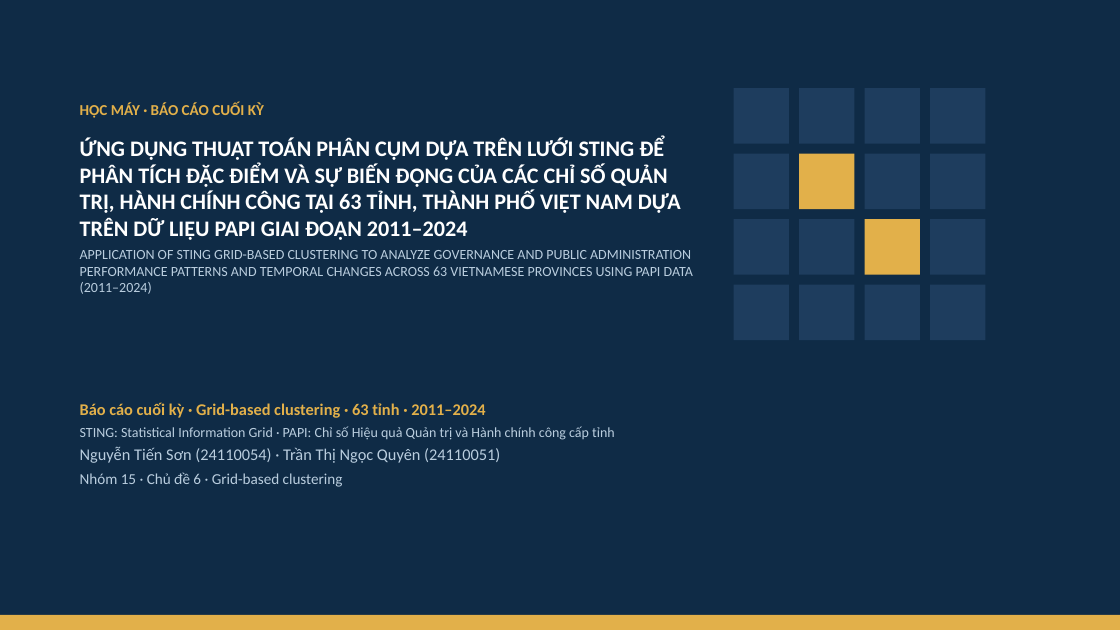
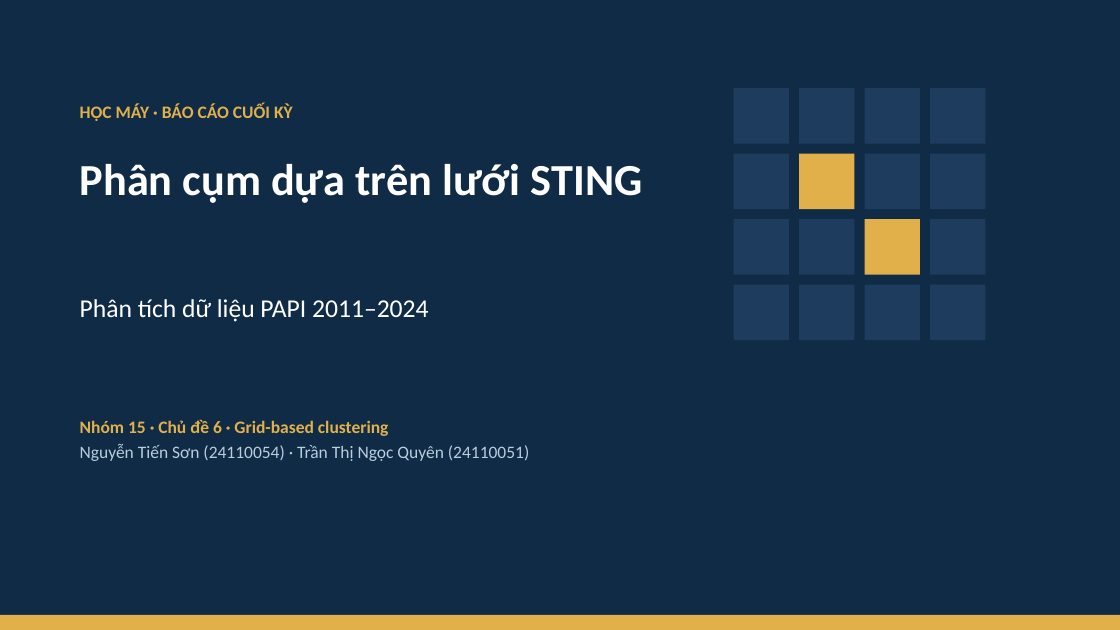
Before and after one commit to JasonTM17/Grid_Based_Sociology, a slide deck: slide 1 of slides/final.pptx. Drawn at 1120x630 pixels with LibreOffice and Linux fonts; fonts in the diff are those of the drawing. Boxes give left, top, right and bottom in pixels: in the first picture for what was removed or moved away, otherwise in the second. Text is boxed around its words. In the diff, an @@ line names an element or a change of style, - is before the commit and + after.

```diff
--- a/slides/final.pptx
+++ b/slides/final.pptx
@@ text "HỌC MÁY · BÁO CÁO ..." at (x1=80, y1=104, x2=293, y2=121): size 13 to 15 pt @@
@@ text at (x1=80, y1=164, x2=643, y2=203): text changed; size 12 to 38 pt; text colour #B9CDDE to #FFFFFF; bold on @@
-ỨNG DỤNG THUẬT TOÁN PHÂN CỤM DỰA TRÊN LƯỚI STING ĐỂ PHÂN TÍCH ĐẶC ĐIỂM VÀ SỰ BIẾN ĐỘNG CỦA CÁC CHỈ SỐ QUẢN TRỊ, HÀNH CHÍNH CÔNG TẠI 63 TỈNH, THÀNH PHỐ VIỆT NAM DỰA TRÊN DỮ LIỆU PAPI GIAI ĐOẠN 2011–2024
-APPLICATION OF STING GRID-BASED CLUSTERING TO ANALYZE GOVERNANCE AND PUBLIC ADMINISTRATION PERFORMANCE PATTERNS AND TEMPORAL CHANGES ACROSS 63 VIETNAMESE PROVINCES USING PAPI DATA (2011–2024)
+Phân cụm dựa trên lưới STING
@@ text added at (x1=80, y1=299, x2=429, y2=322), 22 pt, text #FFFFFF @@
+Phân tích dữ liệu PAPI 2011–2024
@@ text "Nhóm 15 · Chủ đề ..." moved from (x1=80, y1=402, x2=615, y2=487) to (x1=80, y1=420, x2=529, y2=461) @@
@@ text at (x1=80, y1=420, x2=389, y2=436): text changed; size 12 to 15 pt; text colour #B9CDDE to #E2B04A; bold on @@
-Báo cáo cuối kỳ · Grid-based clustering · 63 tỉnh · 2011–2024
-STING: Statistical Information Grid · PAPI: Chỉ số Hiệu quả Quản trị và Hành chính công cấp tỉnh
+Nhóm 15 · Chủ đề 6 · Grid-based clustering
@@ text at (x1=80, y1=444, x2=529, y2=461): size 14 to 15 pt in "Nguyễn Tiến Sơn (24110054) · Trần Thị ..." @@
@@ text at (x1=80, y1=472, x2=343, y2=487): paragraph removed @@
-Nhóm 15 · Chủ đề 6 · Grid-based clustering
```
Also in this commit, not shown: 4 other slides changed, 33 other files.
